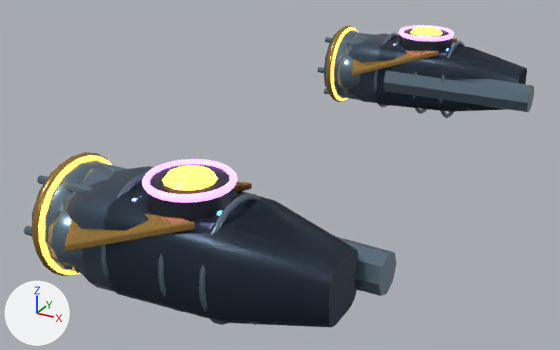
The glTF model art/blender/fittings/tempest/engine.glb, before and after one commit.
The view is the same before and after, from a 50 mm lens placed at (2.0, -39.3, 16.3), pointed at (-18.2, -2.6, -2.1). Lighting does not change. The marker at lower left points along +X, +Y and +Z. The older version comes first. Where no turn or scale is listed for an object, it has been applied to the vertices.

Names of what the first picture shows: 'e_fusion Brushed fitting edges', 'e_fusion Fitting gunmetal', 'e_fusion Fusion amber core', 'e_fusion Machined graphite', 'e_fusion e_fusion emitter', 'e_ion Brushed fitting edges', 'e_nova Brushed fitting edges', 'e_nova Champagne gold edging', 'e_nova Fitting gunmetal', 'e_nova e_nova emitter', 'e_twin Brushed fitting edges'.
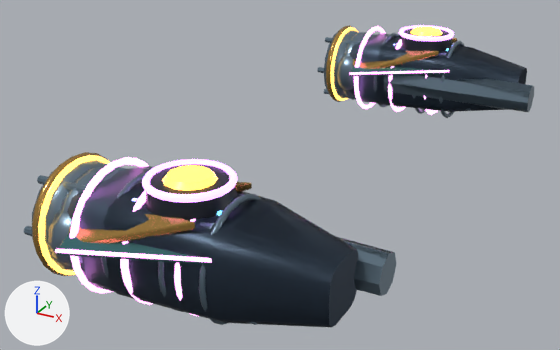
Boxes (x1, y1, x2, y2) around the edits, measured in the pictures (560 x 350 px):
'e_phantom e_phantom emitter', added
    after: (55, 26, 449, 316)
'e_phantom Brushed fitting edges', added (mostly hidden)
    after: (60, 32, 532, 268)
'e_fusion e_fusion emitter', surface changed
    both: (142, 25, 454, 203)
'e_phantom Phantom blue-black enamel', added (mostly hidden)
    after: (57, 65, 448, 264)
'e_nova e_nova emitter', surface changed
    both: (38, 27, 358, 275)
'e_fusion Brushed fitting edges', unchanged, covered by the edit
    before: (63, 33, 532, 325)
    after: (248, 108, 471, 325)

Diff of the bpy script that builds the scene:
```diff
--- a/art/blender/fittings/tempest/engine.glb.py
+++ b/art/blender/fittings/tempest/engine.glb.py
@@ mat_e_fusion_emitter @@
 mat_e_fusion_emitter.emission_color = (0.67, 0.26, 1.0)  # purple #d68bff
-mat_e_fusion_emitter.emission_strength = 2.1
+mat_e_fusion_emitter.emission_strength = 2.8
@@ mat_e_nova_emitter @@
 mat_e_nova_emitter.emission_color = (1.0, 0.51, 0.095)  # orange #ffbd57
-mat_e_nova_emitter.emission_strength = 2.1
+mat_e_nova_emitter.emission_strength = 2.8
@@ mat_phantom_blue_black_enamel @@
+mat_phantom_blue_black_enamel = principled_material('Phantom blue-black enamel')
+mat_phantom_blue_black_enamel.base_color = (0.048, 0.17, 0.18)  # dark cyan #3e7376
+mat_phantom_blue_black_enamel.metallic = 0.59
+mat_phantom_blue_black_enamel.roughness = 0.26
@@ mat_e_phantom_emitter @@
+mat_e_phantom_emitter = principled_material('e_phantom emitter')
+mat_e_phantom_emitter.base_color = (1.0, 0.32, 0.86)  # pink #ff99ef
+mat_e_phantom_emitter.metallic = 0.1
+mat_e_phantom_emitter.roughness = 0.28
+mat_e_phantom_emitter.emission_color = (1.0, 0.32, 0.86)  # pink #ff99ef
+mat_e_phantom_emitter.emission_strength = 2.8
@@ me_phase_vane @@
+me_phase_vane.from_pydata(...)  # 224 vertices, 432 faces; spans x -3.7..3.7, y -18.8..18.8, z -0.9..0.9
+me_phase_vane.materials.append(mat_phantom_blue_black_enamel)  # dark cyan #3e7376
@@ me_hot_inner_lip_010 @@
+me_hot_inner_lip_010.from_pydata(...)  # 1264 vertices, 2536 faces; spans x -4.1..4.1, y -18.9..18.9, z -3.2..3.2
+me_hot_inner_lip_010.materials.append(mat_e_phantom_emitter)  # pink #ff99ef, glowing pink #ff99ef
@@ me_load_bearing_trunnion_008 @@
+me_load_bearing_trunnion_008.from_pydata(...)  # 224 vertices, 440 faces; spans x -7.0..7.0, y -17.6..17.6, z -2.6..2.6
+me_load_bearing_trunnion_008.materials.append(mat_brushed_fitting_edges)  # greyish blue #6c8190
@@ ob_e_phantom_phantom_blue_black_enamel @@
+ob_e_phantom_phantom_blue_black_enamel = bpy.data.objects.new('e_phantom Phantom blue-black enamel', me_phase_vane)
+ob_e_phantom_phantom_blue_black_enamel.location = (-16.66, 0.0, 0.98)
@@ ob_e_phantom_e_phantom_emitter @@
+ob_e_phantom_e_phantom_emitter = bpy.data.objects.new('e_phantom e_phantom emitter', me_hot_inner_lip_010)
+ob_e_phantom_e_phantom_emitter.location = (-17.01, 0.0, -0.2)
@@ ob_e_phantom_brushed_fitting_edges @@
+ob_e_phantom_brushed_fitting_edges = bpy.data.objects.new('e_phantom Brushed fitting edges', me_load_bearing_trunnion_008)
+ob_e_phantom_brushed_fitting_edges.location = (-14.35, 0.0, -0.2)
```
